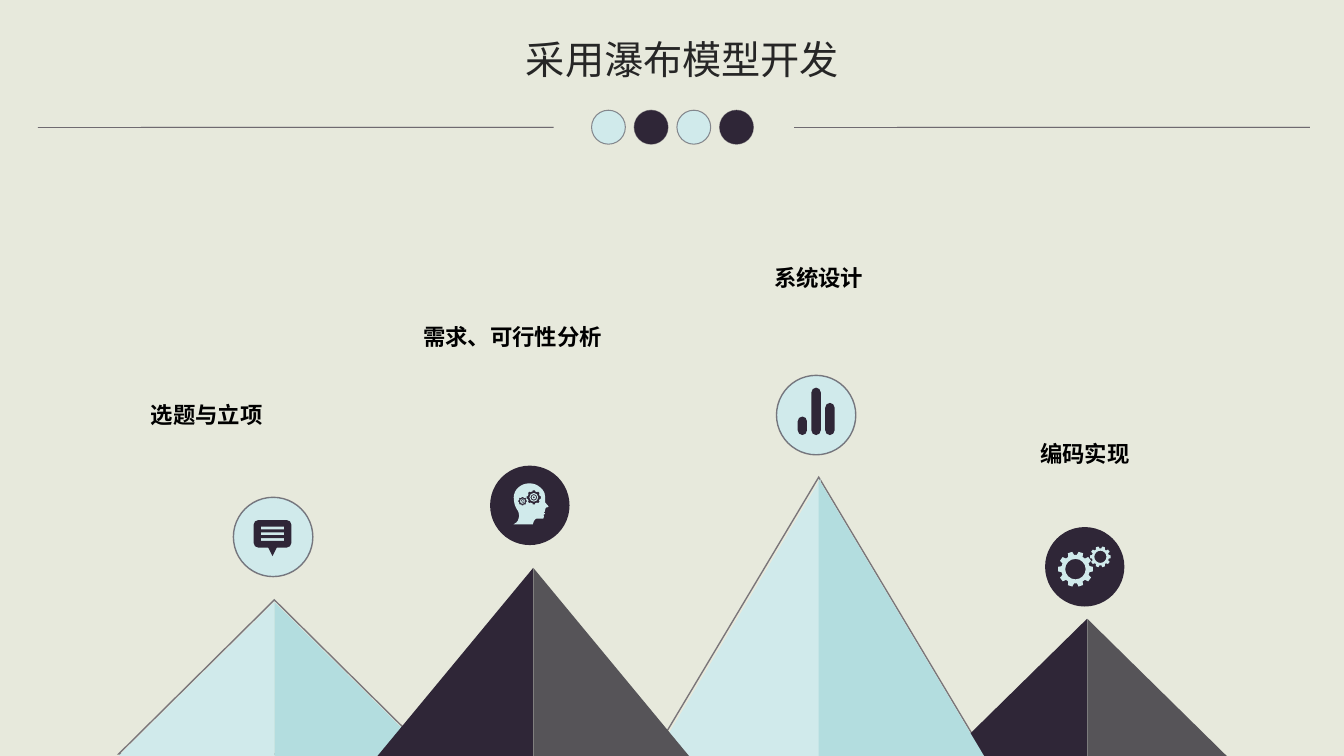
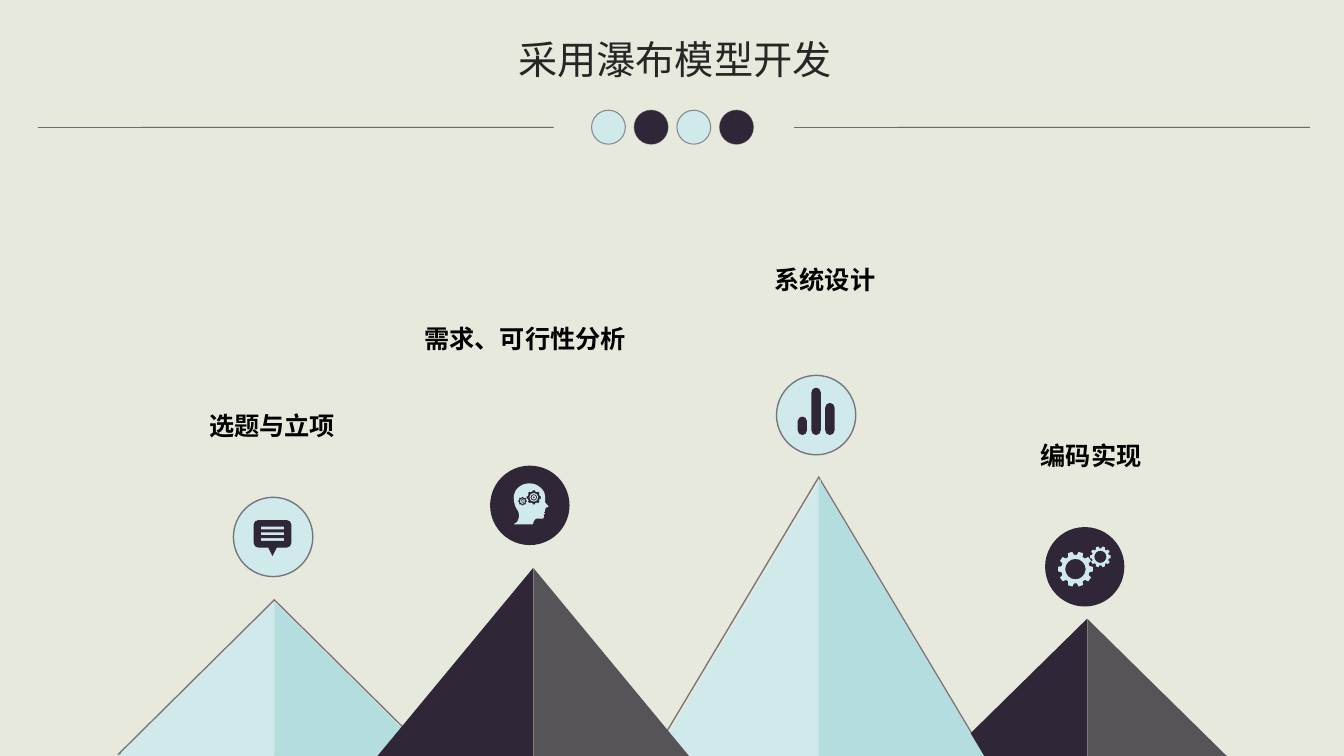
Before and after one commit to starxgit/YZEducation, a slide deck: slide 15 of ready/云智教育APP的设计与实现开题报告.ppt. Drawn at 1344x756 pixels with LibreOffice and Linux fonts; fonts in the diff are those of the drawing. Boxes give left, top, right and bottom in pixels: in the first picture for what was removed or moved away, otherwise in the second. Text is boxed around its words. In the diff, an @@ line names an element or a change of style, - is before the commit and + after.

```diff
--- a/ready/云智教育APP的设计与实现开题报告.ppt
+++ b/ready/云智教育APP的设计与实现开题报告.ppt
@@ text "采用瀑布模型开发": place and size @@
-text "采用瀑布模型开发" at [526, 41, 839, 78]
+text "采用瀑布模型开发" at [518, 41, 831, 78]
@@ text "采用瀑布模型开发" at [518, 41, 831, 78]: font Arial to Noto Sans CJK SC @@
@@ size 16 to 18 pt, font Arial to Noto Sans CJK SC in 4 elements at [775, 267, 876, 292], [1041, 443, 1142, 467], [424, 326, 626, 351], [209, 413, 335, 438] @@
@@ text "选题与立项": place and size @@
-text "选题与立项" at [151, 404, 263, 425]
+text "选题与立项" at [209, 413, 335, 438]
```
Also in this commit, not shown: 15 other slides changed, 1 other file.
